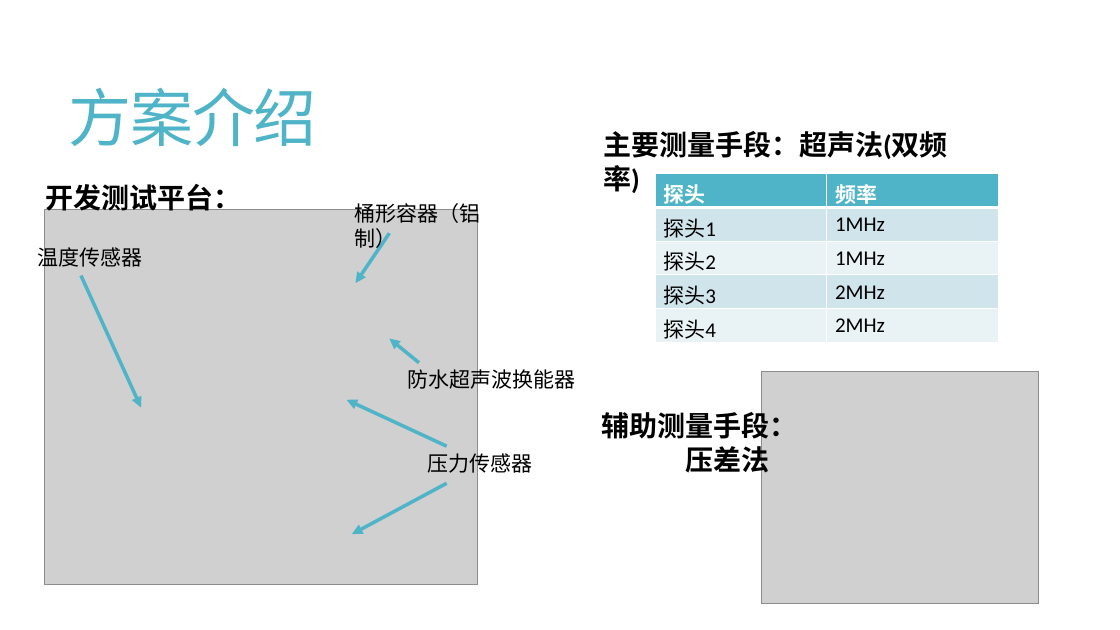
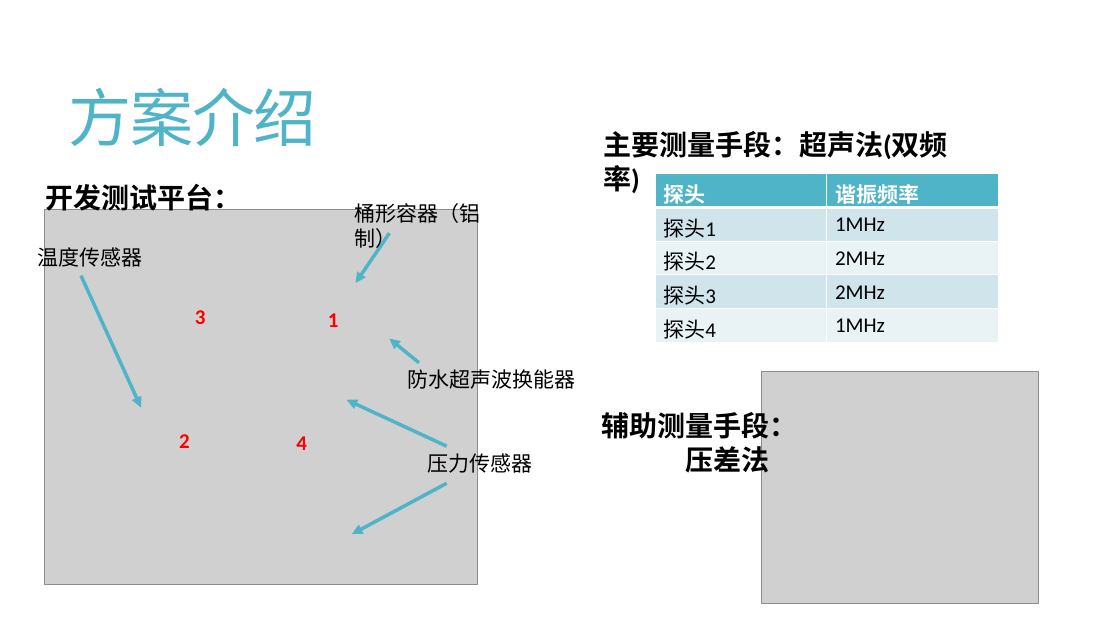
Before and after one commit to Travis-MA/UltrasonicConcMeter, a slide deck: slide 7 of 机器学习超声波浓度计.pptx. Drawn at 1120x630 pixels with LibreOffice and Linux fonts; fonts in the diff are those of the drawing; grey boxes stand for pictures. Boxes give left, top, right and bottom in pixels: in the first picture for what was removed or moved away, otherwise in the second. Text is boxed around its words. In the diff, an @@ line names an element or a change of style, - is before the commit and + after.

```diff
--- a/机器学习超声波浓度计.pptx
+++ b/机器学习超声波浓度计.pptx
@@ table at (655, 174, 998, 343) @@
-row 1, column 2: 频率
+row 1, column 2: 谐振频率
-row 3, column 2: 1MHz
+row 3, column 2: 2MHz
-row 5, column 2: 2MHz
+row 5, column 2: 1MHz
@@ text added at (195, 310, 206, 324), 18 pt, text #FF0000, bold @@
+3
@@ text added at (328, 313, 339, 327), 18 pt, text #FF0000, bold @@
+1
@@ text added at (179, 434, 190, 448), 18 pt, text #FF0000, bold @@
+2
@@ text added at (296, 436, 307, 450), 18 pt, text #FF0000, bold @@
+4
```
Also in this commit, not shown: 3 other slides changed, 4 slides removed, 11 other files.
